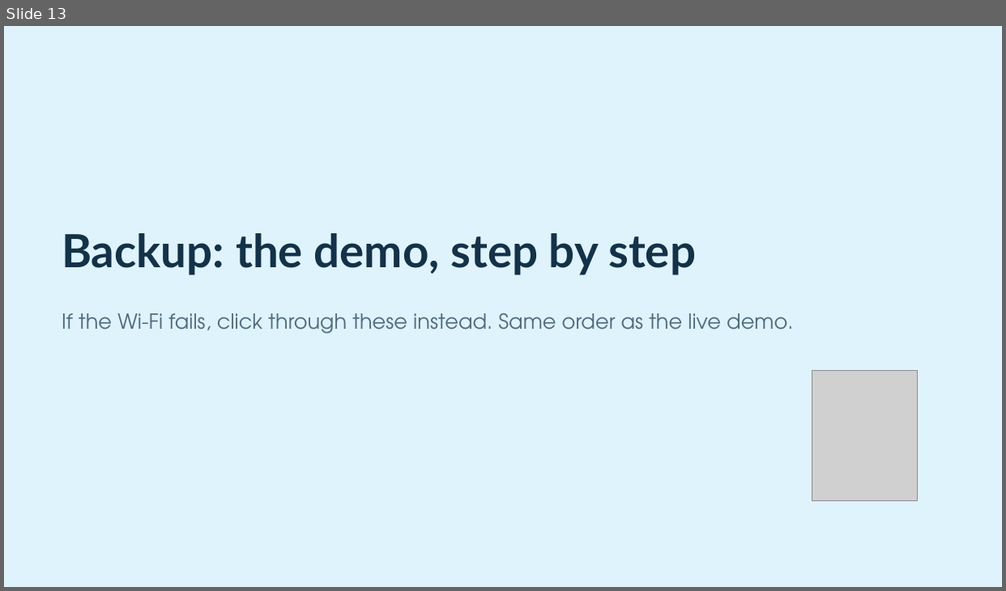
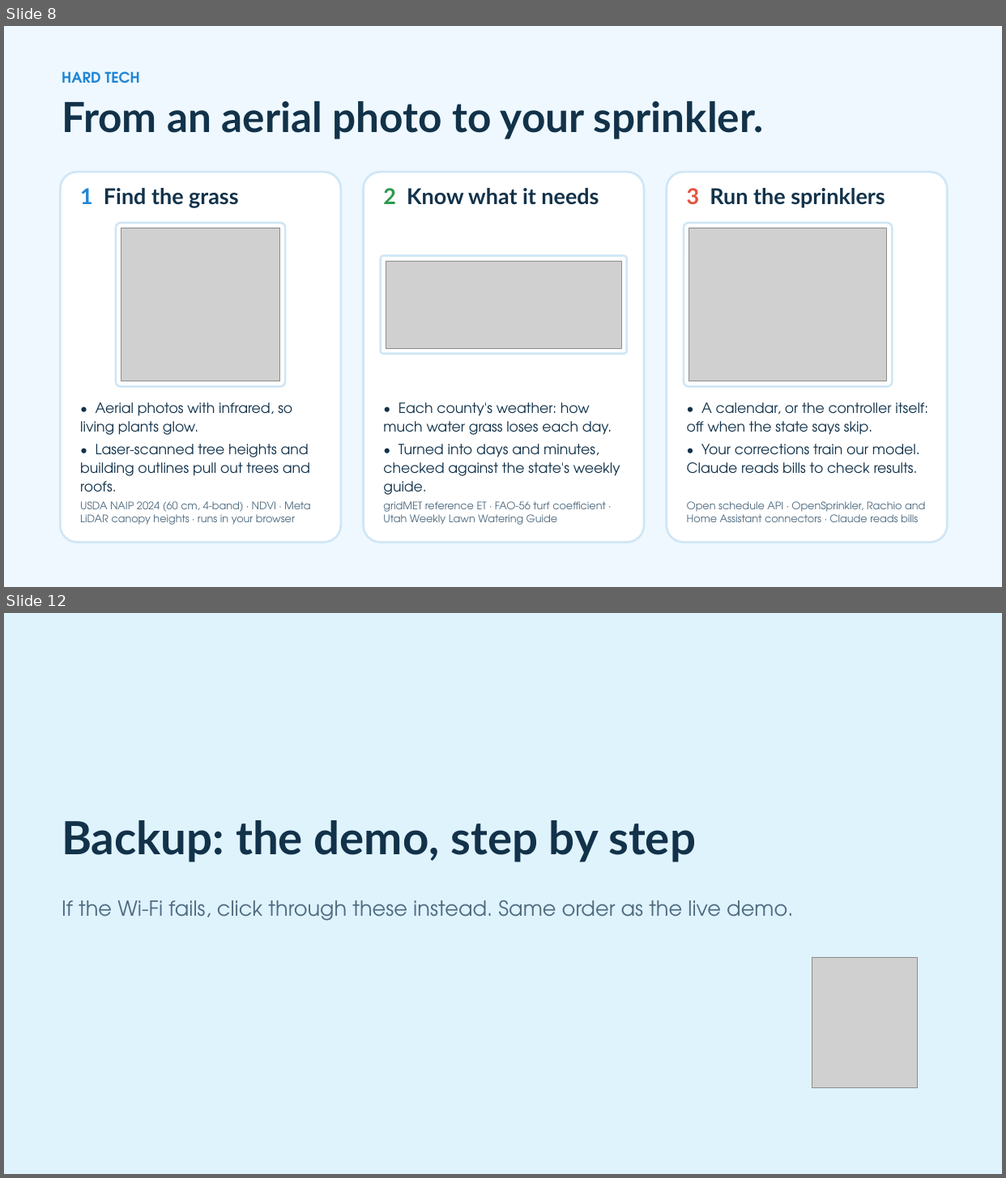
Before and after one commit to adamfortuna/overwatering, a slide deck: docs/pitch/overwatering.pptx. Shown one above the other, each under a label of ours: slide 13 before the commit, slides 8 and 12 after it; the slides between them are not shown. The pictures are 1006x591 and 1006x1178 pixels, drawn with LibreOffice and Linux fonts; fonts in the diff are those of the drawing; grey boxes stand for pictures. Boxes give left, top, right and bottom in pixels: in the first picture for what was removed or moved away, otherwise in the second. Text is boxed around its words. In the diff, an @@ line names an element or a change of style, - is before the commit and + after.

```diff
--- a/docs/pitch/overwatering.pptx
+++ b/docs/pitch/overwatering.pptx
@@ slide 8 added at (4,26,1002,587), background #EEF8FE @@
@@ text added at (62,71,140,83), 14 pt, text #1F86D6, bold @@
+HARD TECH
@@ text added at (62,101,764,139), 40 pt, text #12324A, bold @@
+From an aerial photo to your sprinkler.
@@ rounded rectangle added at (60,172,341,543), fill #FFFFFF, outline #CFE6F5 2 pt @@
@@ text added at (80,188,238,208), 21 pt, text #12324A, bold @@
+1 Find the grass
@@ rounded rectangle added at (364,172,644,543), fill #FFFFFF, outline #CFE6F5 2 pt @@
@@ text added at (383,188,599,205), 21 pt, text #12324A, bold @@
+2 Know what it needs
@@ rounded rectangle added at (667,172,948,543), fill #FFFFFF, outline #CFE6F5 2 pt @@
@@ text added at (687,188,885,208), 21 pt, text #12324A, bold @@
+3 Run the sprinklers
@@ rounded rectangle added at (116,223,286,386), fill #FFFFFF, outline #CFE6F5 2 pt @@
@@ picture added at (121,228,280,382) @@
@@ rounded rectangle added at (684,223,893,386), fill #FFFFFF, outline #CFE6F5 2 pt @@
@@ picture added at (689,228,888,382) @@
@@ rounded rectangle added at (381,256,627,354), fill #FFFFFF, outline #CFE6F5 2 pt @@
@@ picture added at (386,261,621,348) @@
@@ text added at (80,403,310,493), 13.5 pt, text #12324A @@
+• Aerial photos with infrared, so living plants glow.
+• Laser-scanned tree heights and building outlines pull out trees and roofs.
@@ text added at (383,403,620,495), 13.5 pt, text #12324A @@
+• Each county's weather: how much water grass loses each day.
+• Turned into days and minutes, checked against the state's weekly guide.
@@ text added at (687,403,928,474), 13.5 pt, text #12324A @@
+• A calendar, or the controller itself: off when the state says skip.
+• Your corrections train our model. Claude reads bills to check results.
@@ text added at (80,501,311,525), 10 pt, text #4F6B80 @@
+USDA NAIP 2024 (60 cm, 4-band) · NDVI · Meta LiDAR canopy heights · runs in your browser
@@ text added at (383,501,606,525), 10 pt, text #4F6B80 @@
+gridMET reference ET · FAO-56 turf coefficient · Utah Weekly Lawn Watering Guide
@@ text added at (687,501,925,523), 10 pt, text #4F6B80 @@
+Open schedule API · OpenSprinkler, Rachio and Home Assistant connectors · Claude reads bills
@@ what was slide 13 is now slide 12 @@
```
Also in this commit, not shown: 15 slides changed, 6 other slides added, 8 slides removed, 30 other files.
